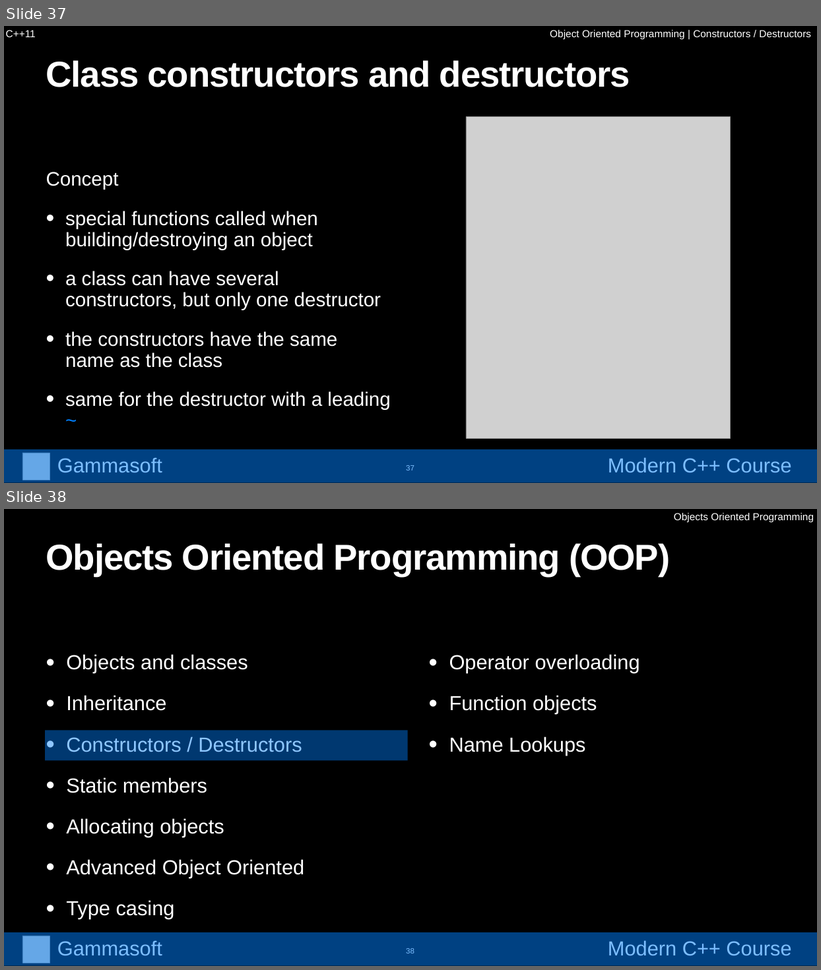
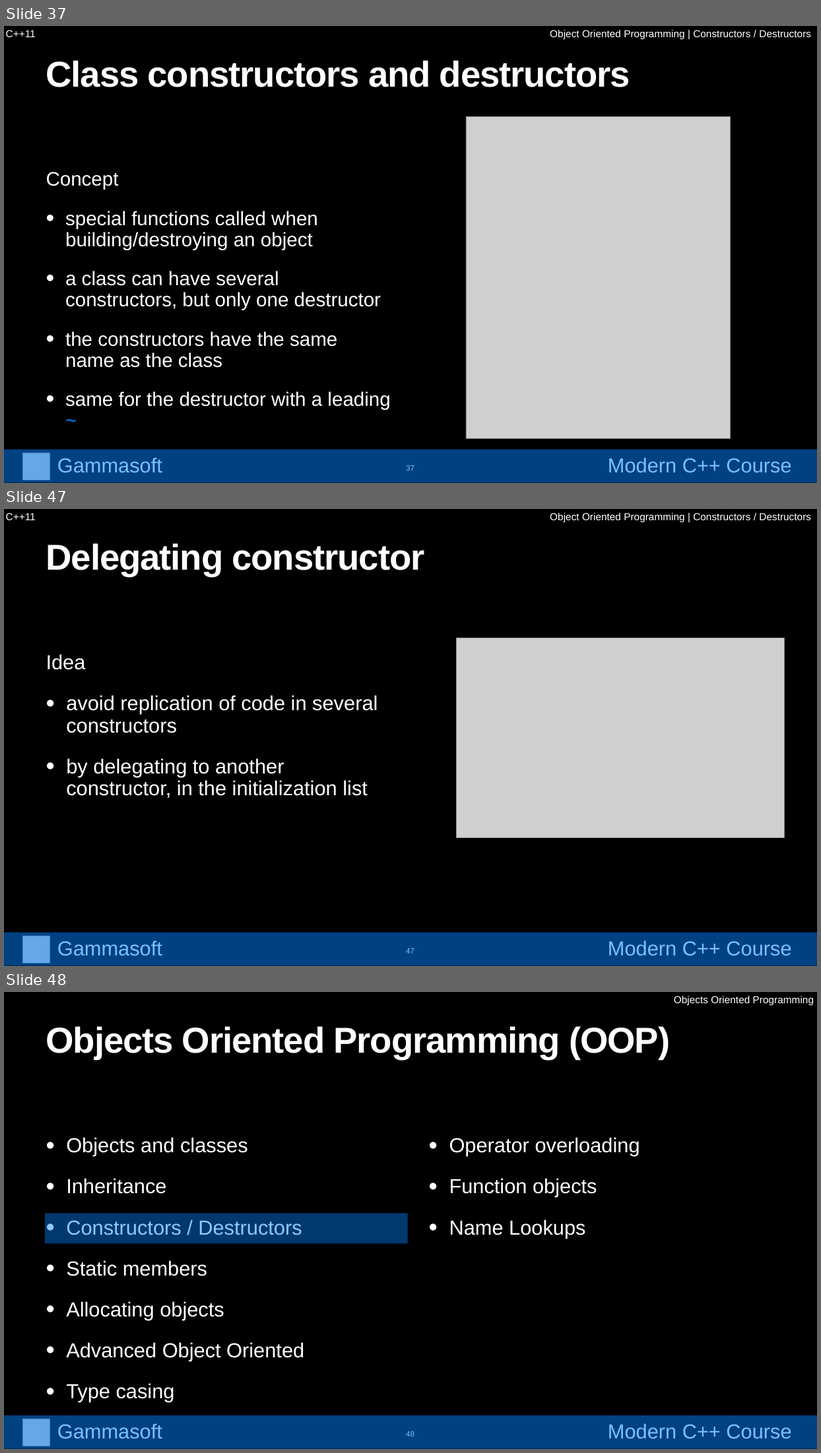
Before and after one commit to gammasoft71/cpp_modern_course, a slide deck: course/powerpoints/object_oriented_programming.pptx. Shown one above the other, each under a label of ours: slides 37 and 38 before the commit, slides 37, 47 and 48 after it; the slides between them are not shown. The pictures are 821x970 and 821x1453 pixels, drawn with LibreOffice and Linux fonts; fonts in the diff are those of the drawing; grey boxes stand for pictures. Boxes give left, top, right and bottom in pixels: in the first picture for what was removed or moved away, otherwise in the second. Text is boxed around its words. In the diff, an @@ line names an element or a change of style, - is before the commit and + after.

```diff
--- a/course/powerpoints/object_oriented_programming.pptx
+++ b/course/powerpoints/object_oriented_programming.pptx
@@ slide 47 added at [4, 509, 817, 966], background #000000 @@
@@ text added at [6, 513, 36, 520], 24 pt, text #FFFFFF @@
+C++11
@@ text added at [550, 512, 811, 522], 24 pt, text #FFFFFF @@
+Object Oriented Programming | Constructors / Destructors
@@ title added at [46, 543, 424, 576], 85 pt, text #FFFFFF, bold @@
+Delegating constructor
@@ picture added at [456, 638, 784, 838] @@
@@ text added at [46, 654, 378, 798], 48 pt, text #FFFFFF @@
+Idea
+• avoid replication of code in several constructors
+• by delegating to another constructor, in the initialization list
@@ group added at [4, 933, 817, 966]: 2 texts, 1 picture, 1 rectangle @@
+Gammasoft
+Modern C++ Course
@@ page number added at [406, 949, 415, 954], 18 pt, text #FFFFFF @@
+47
@@ what was slide 38 is now slide 48 @@
@@ page number at [406, 1432, 415, 1437]: text changed @@
-38
+48
```
Also in this commit, not shown: 9 other slides added.
